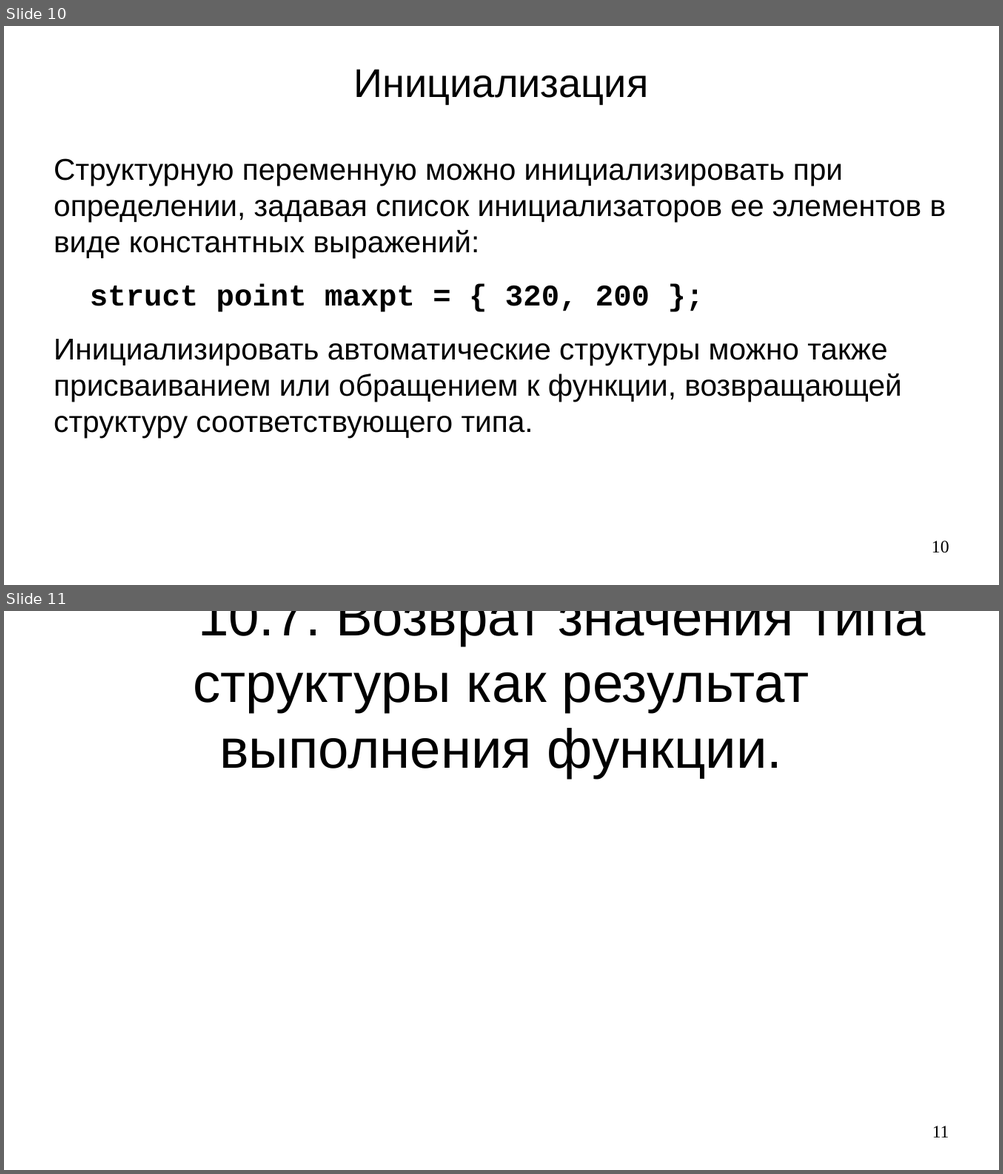
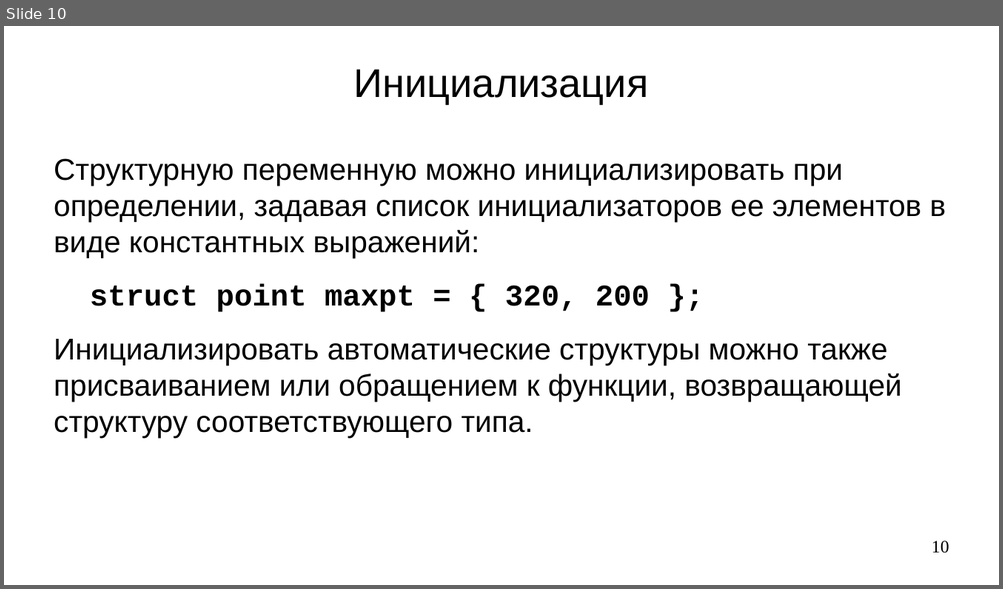
Before and after one commit to steelcraft/stud-lab, a slide deck: Лекции/CBCP01#L7.odp. Shown one above the other, each under a label of ours: slides 10 and 11 before the commit, slide 10 after it. The pictures are 1003x1174 and 1003x589 pixels, drawn with LibreOffice and Linux fonts; fonts in the diff are those of the drawing. Boxes give left, top, right and bottom in pixels: in the first picture for what was removed or moved away, otherwise in the second. Text is boxed around its words. In the diff, an @@ line names an element or a change of style, - is before the commit and + after.

```diff
--- a/Лекции/CBCP01#L7.odp
+++ b/Лекции/CBCP01#L7.odp
@@ slide 11 removed at <box>4,611,999,1170</box>, background #FFFFFF @@
@@ title removed at <box>193,611,925,778</box> @@
-10.7. Возврат значения типа структуры как результат выполнения функции.
@@ page number removed at <box>932,1126,949,1138</box> @@
-11
```
Also in this commit, not shown: 5 slides added, 6 other slides removed.
